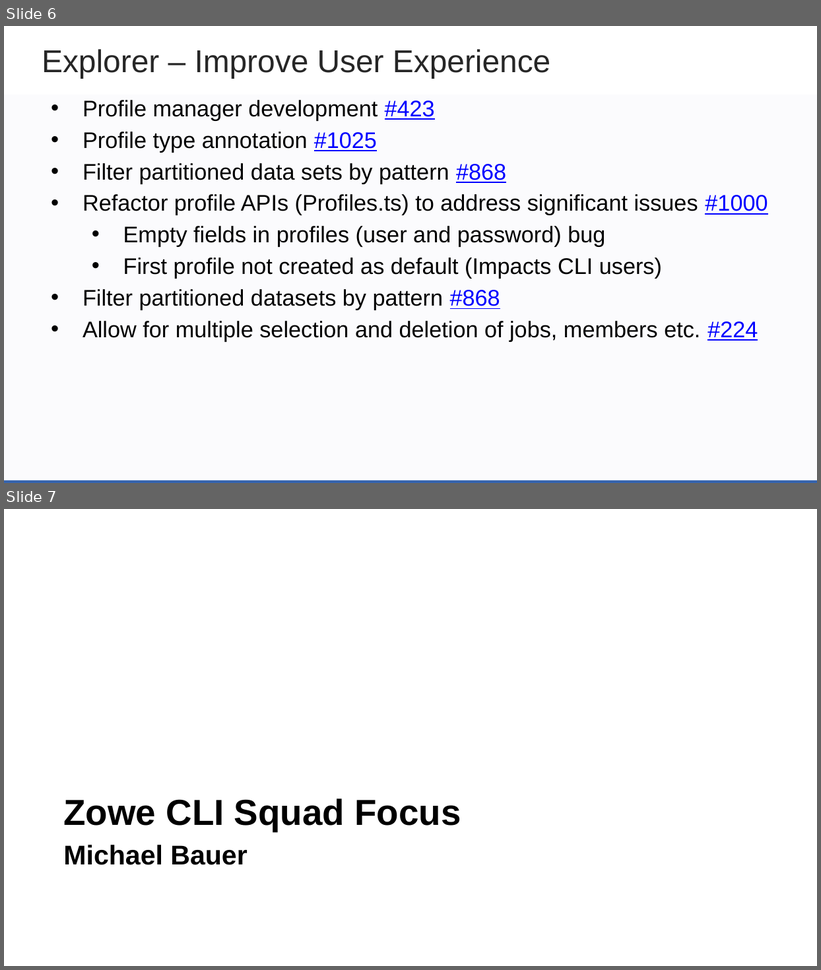
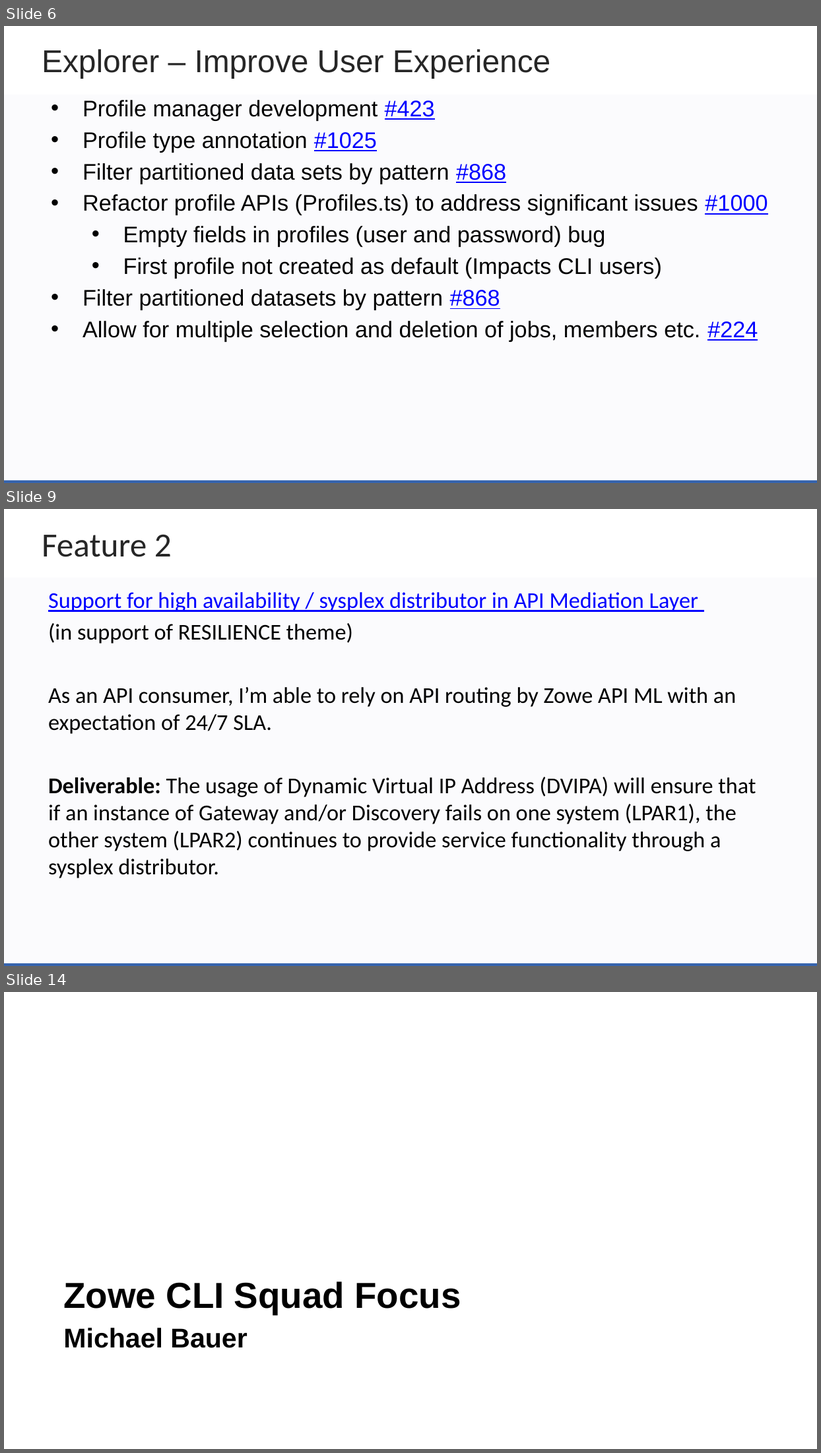
Before and after one commit to zowe/community, a slide deck: Project Management/PI Planning/20PI4 Planning/Zowe Community Squad Focus for 20PI4.pptx. Shown one above the other, each under a label of ours: slides 6 and 7 before the commit, slides 6, 9 and 14 after it; the slides between them are not shown. The pictures are 821x970 and 821x1453 pixels, drawn with LibreOffice and Linux fonts; fonts in the diff are those of the drawing; background and template pictures are left out. Boxes give left, top, right and bottom in pixels: in the first picture for what was removed or moved away, otherwise in the second. Text is boxed around its words. In the diff, an @@ line names an element or a change of style, - is before the commit and + after.

```diff
--- a/Project Management/PI Planning/20PI4 Planning/Zowe Community Squad Focus for 20PI4.pptx
+++ b/Project Management/PI Planning/20PI4 Planning/Zowe Community Squad Focus for 20PI4.pptx
@@ slide 9 added at [4, 509, 817, 966], background #FFFFFF; not listed: 2 template elements that a slide beside it also shows @@
@@ text added at [42, 534, 172, 557], 30 pt, text #262626 @@
+Feature 2
@@ text added at [48, 592, 756, 879], 20 pt, text #000000 @@
+Support for high availability / sysplex distributor in API Mediation Layer
+(in support of RESILIENCE theme)
+As an API consumer, I’m able to rely on API routing by Zowe API ML with an expectation of 24/7 SLA.
+Deliverable: The usage of Dynamic Virtual IP Address (DVIPA) will ensure that if an instance of Gateway and/or Discovery fails on one system (LPAR1), the other system (LPAR2) continues to provide service functionality through a sysplex distributor.
@@ what was slide 7 is now slide 14 @@
```
Also in this commit, not shown: 1 slide changed, 6 other slides added.
